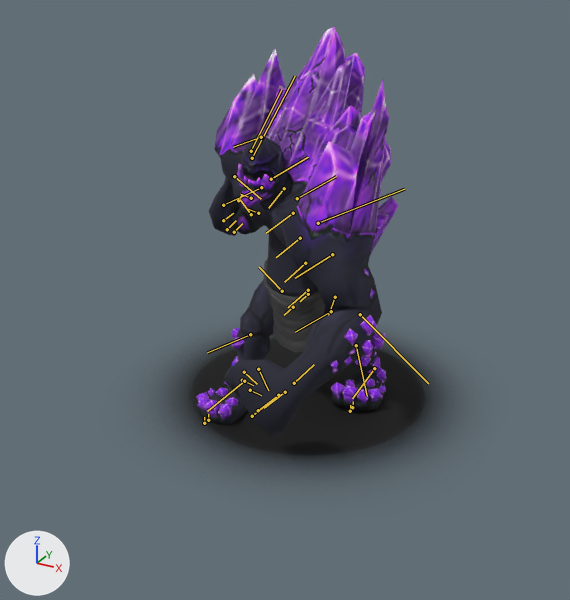
Two versions of the FBX model Assets/Models/Enemies/StoneGolemBoss.FBX, one commit apart.
The view is the same before and after, from a 50 mm camera at (28.8, -56.6, 36.6) aimed at (-0.5, -3.3, 9.9). The lights are fixed; the arrows at lower left show +X, +Y and +Z. Both versions are drawn at frame 262 of the action 'Take 001'; the numbers are the values there. The bones that bend it are drawn over the model as lines.

The first picture shows 'Breakable', 'Breakable.002', 'Breakable.003', 'Breakable.004', 'Breakable.005', 'Breakable.006', 'Object005', 'Plane001'.
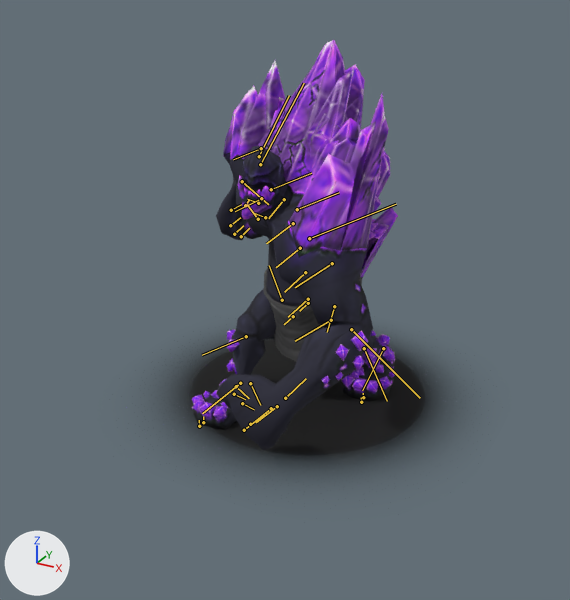
The change in detail:
Object 'Bip001' (bone_rig_object) moves from (0.0, 0.0, 9.36) to (0.0, 0.0, 8.48).
Bone 'Bip001 L Clavicle' (bone_bip001_l_clavicle) turns from (0, 0, -10) to (0, 0, -21) degrees about its own x, y and z.
Bone 'Bip001 L UpperArm' (bone_bip001_l_upperarm) turns from (24, 22, 3) to (20, 17, 11) degrees about its own x, y and z.
Bone 'Bip001 R Clavicle' (bone_bip001_r_clavicle) turns from (0, 0, 7) to (0, 0, 20) degrees about its own x, y and z.
Bone 'Bip001 R UpperArm' (bone_bip001_r_upperarm) turns from (-69, -9, 18) to (-75, -14, 8) degrees about its own x, y and z.
Bone 'Bip001 L Thigh' (bone_bip001_l_thigh) turns from (-27, -7, -10) to (-22, -1, -20) degrees about its own x, y and z.
Bone 'LeftLeg' (bone_leftleg) turns from (0, 0, -25) to (0, 0, -42) degrees about its own x, y and z.
Bone 'Bip001 L Foot' (bone_bip001_l_foot) turns from (31, 6, 24) to (40, -1, 29) degrees about its own x, y and z.
Bone 'Bip001 R Thigh' (bone_bip001_r_thigh) turns from (25, 12, 41) to (27, 5, 56) degrees about its own x, y and z.
Bone 'RightLeg' (bone_rightleg) turns from (0, 0, -29) to (0, 0, -45) degrees about its own x, y and z.
Bone 'Bone004' (bone_bone004) turns from (0, 0, 0) to (0, 2, 0) degrees about its own x, y and z.

Changed parts and their boxes [x1, y1, x2, y2] in the pictures (570 x 600 px):
'Object005', posed: before [198, 48, 389, 437]; after [193, 60, 395, 451]
'Breakable.002', posed: before [257, 27, 398, 253]; after [258, 40, 398, 278]
'Breakable', posed: before [330, 315, 385, 369]; after [321, 331, 377, 384]
'Breakable.003', posed (30% taller): before [331, 368, 386, 400]; after [341, 350, 395, 392]
'Breakable.005', posed: before [196, 382, 238, 414]; after [192, 379, 228, 416]
'Breakable.004', posed: before [356, 342, 384, 373]; after [368, 331, 390, 368]
'Breakable.006', posed: before [231, 328, 242, 366]; after [226, 330, 237, 372]
bone 'Bip001 L Clavicle', root to tip: before (297, 198) to (336, 176); after (297, 209) to (339, 192)
bone 'Bip001 L UpperArm', root to tip: before (318, 223) to (404, 189); after (309, 238) to (396, 204)
bone 'Bip001 R Clavicle', root to tip: before (271, 179) to (308, 157); after (271, 189) to (311, 173)
bone 'Bip001 R UpperArm', root to tip: before (252, 158) to (295, 76); after (260, 164) to (304, 83)
bone 'Bip001 L Thigh', root to tip: before (335, 297) to (328, 315); after (334, 306) to (327, 332)
bone 'LeftLeg', root to tip: before (356, 345) to (367, 396); after (364, 348) to (387, 401)
bone 'Bip001 L Foot', root to tip: before (374, 368) to (352, 398); after (383, 348) to (362, 390)
bone 'Bip001 R Thigh', root to tip: before (282, 291) to (259, 267); after (282, 300) to (269, 265)
bone 'RightLeg', root to tip: before (250, 334) to (207, 352); after (246, 336) to (202, 355)
bone 'Bone004', root to tip: before (293, 307) to (284, 315); after (293, 316) to (284, 324)
